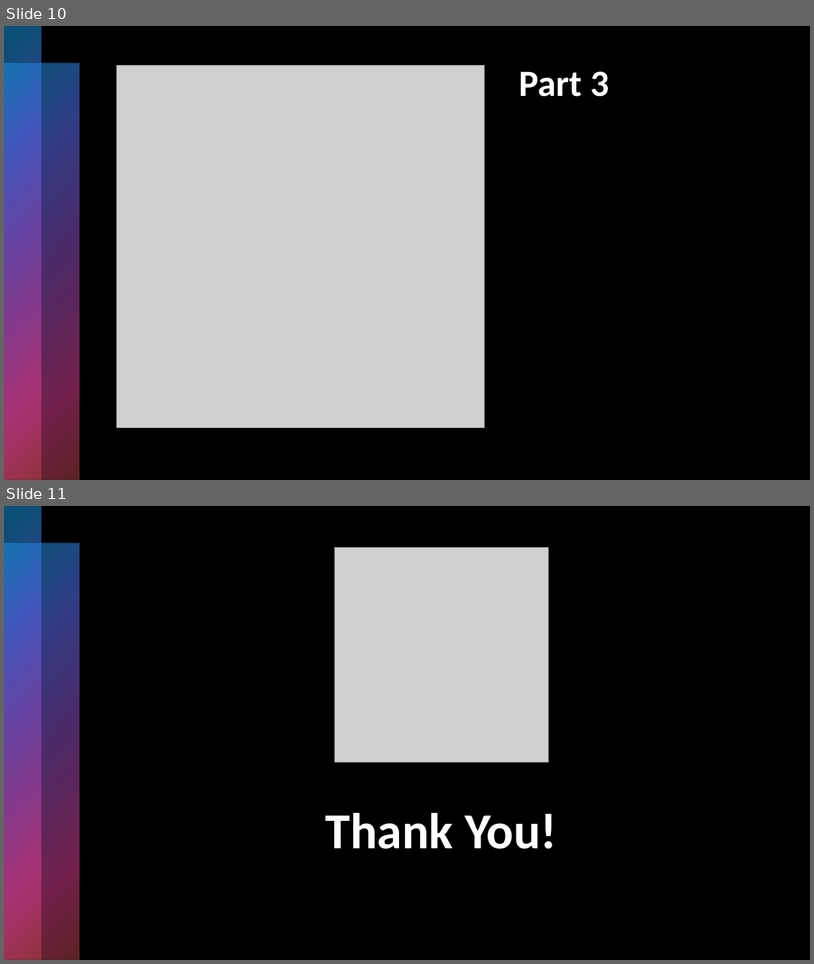
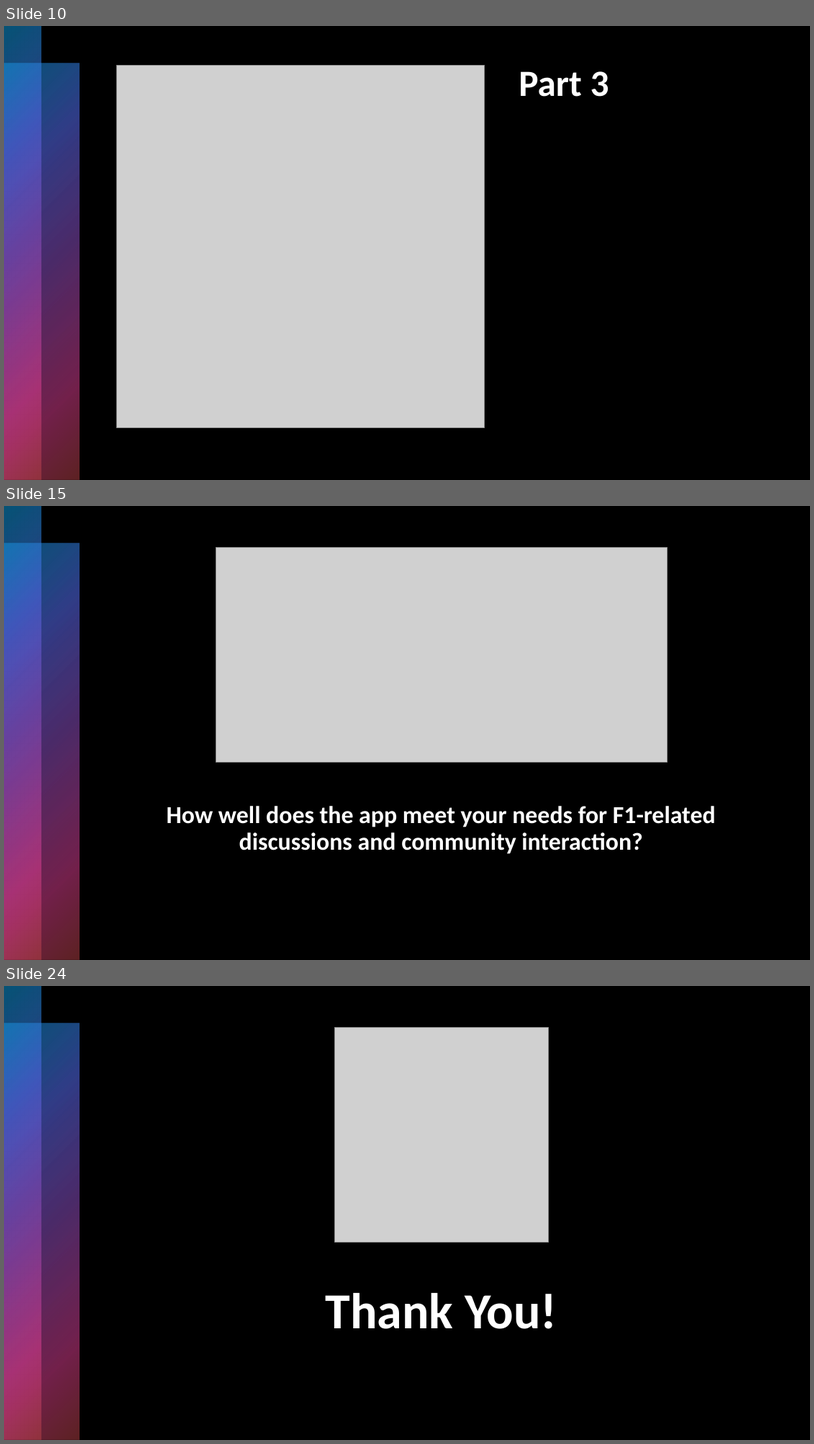
Before and after one commit to andrzejjnk/F1App, a slide deck: CEM/CEM.pptx. Shown one above the other, each under a label of ours: slides 10 and 11 before the commit, slides 10, 15 and 24 after it; the slides between them are not shown. The pictures are 814x964 and 814x1444 pixels, drawn with LibreOffice and Linux fonts; fonts in the diff are those of the drawing; grey boxes stand for pictures. Boxes give left, top, right and bottom in pixels: in the first picture for what was removed or moved away, otherwise in the second. Text is boxed around its words. In the diff, an @@ line names an element or a change of style, - is before the commit and + after.

```diff
--- a/CEM/CEM.pptx
+++ b/CEM/CEM.pptx
@@ slide 15 added at [4,506,810,960], background #000000; not listed: 2 template elements that a slide beside it also shows @@
@@ rectangle added at [4,506,95,960], fill gradient #0BA5E8 to #5066E1 to #894EC0 to #E54196 to #BE4449 @@
@@ rectangle added at [4,506,810,960], fill #000000 @@
@@ rectangle added at [4,506,41,960], fill gradient #0BA5E8 to #5066E1 to #894EC0 to #E54196 to #BE4449 @@
@@ rectangle added at [4,543,79,960], fill gradient #0BA5E8 to #5066E1 to #894EC0 to #E54196 to #BE4449 @@
@@ picture added at [216,548,668,762] @@
@@ rectangle added at [4,597,188,960], fill gradient #0BA5E8 to #5066E1 to #894EC0 to #E54196 to #BE4449 @@
@@ title added at [167,806,716,854], 29 pt, text #FFFFFF, bold @@
+How well does the app meet your needs for F1-related discussions and community interaction?
@@ what was slide 11 is now slide 24 @@
```
Also in this commit, not shown: 12 other slides added, 14 other files.
